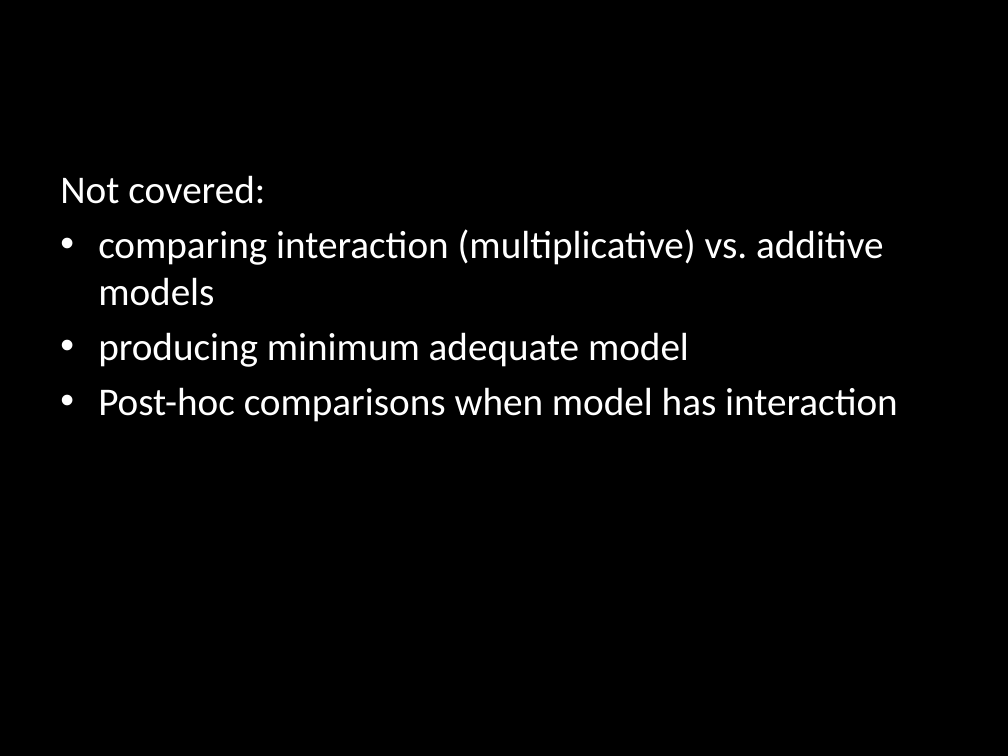
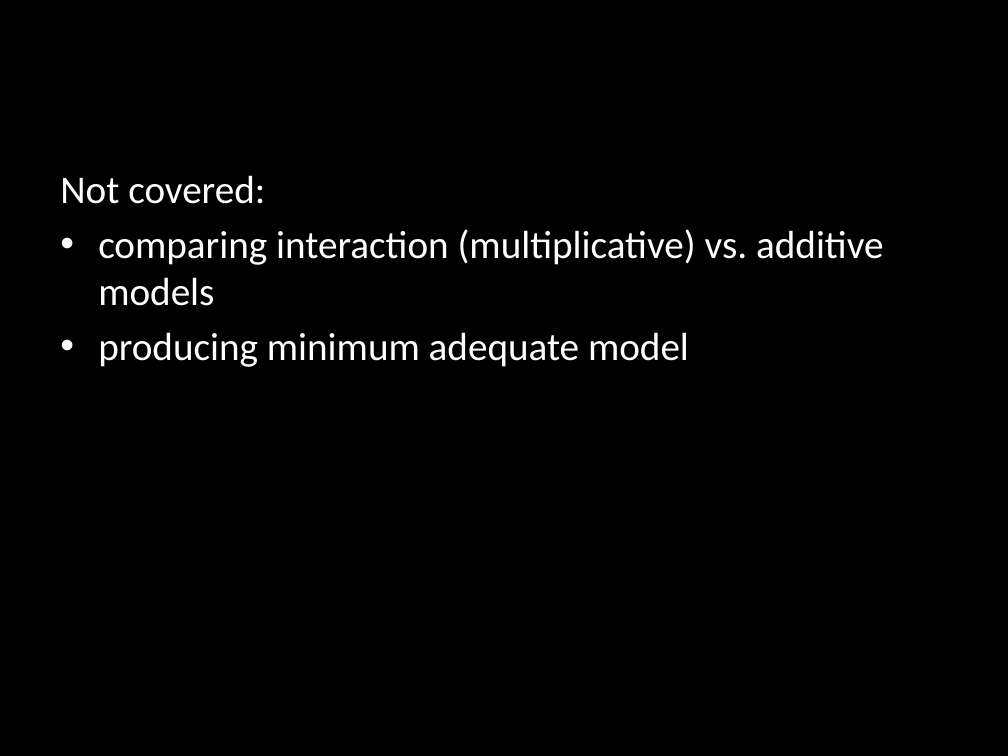
Before and after one commit to cmgienger/6-2WayANOVA, a slide deck: slide 24 of 6-2Way_ANOVA.pptx (slide 20 before the commit). Drawn at 1008x756 pixels with LibreOffice and Linux fonts; fonts in the diff are those of the drawing. Boxes give left, top, right and bottom in pixels: in the first picture for what was removed or moved away, otherwise in the second. Text is boxed around its words. In the diff, an @@ line names an element or a change of style, - is before the commit and + after.

```diff
--- a/6-2Way_ANOVA.pptx
+++ b/6-2Way_ANOVA.pptx
@@ text at (98,387,898,422): paragraph removed @@
-• Post-hoc comparisons when model has interaction
```
Also in this commit, not shown: 6 other slides changed, 4 slides added, 2 other files.
